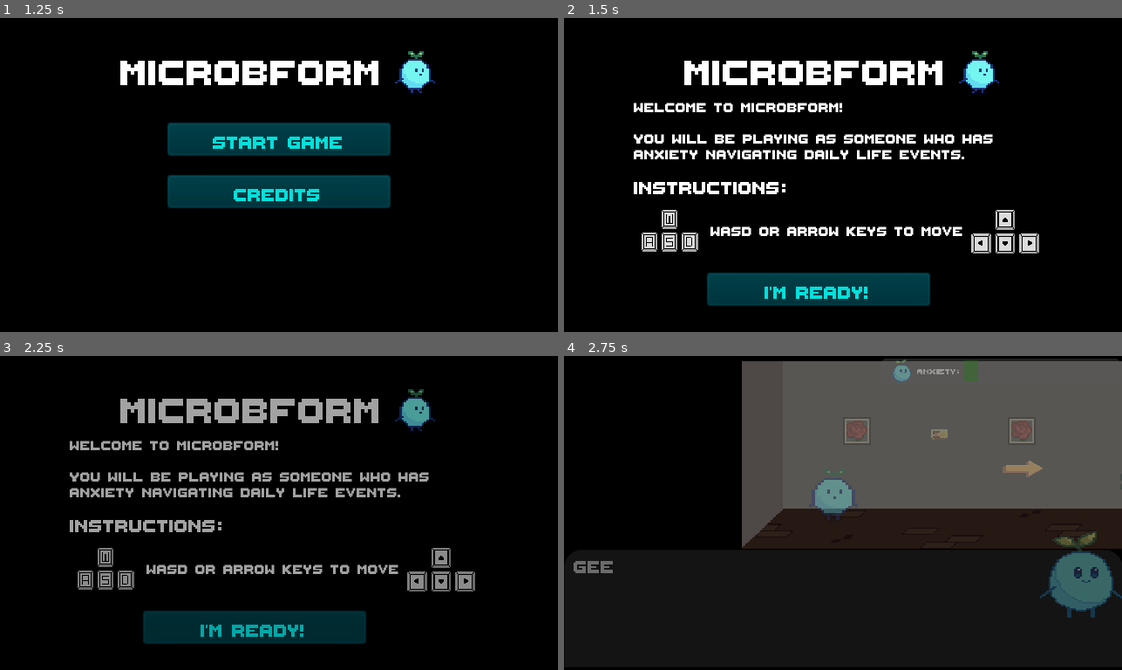
Above: before the commit, frames 1-4 (two rows, left to right).
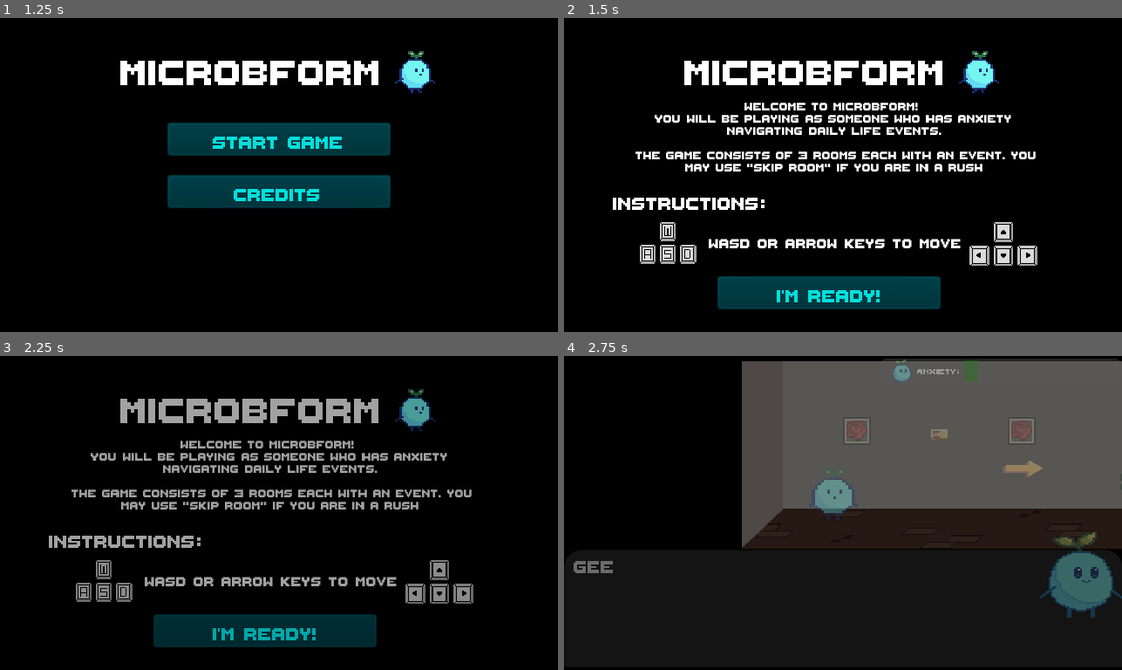
Above: after the commit, the same moments.

Repository: Tkaixiang/Microbform
Game: Godot game, scene res://Rooms/World.tscn
Two runs of this game, one before a commit and one after it. Both use one fixed random seed, a clock stepped at 60 frames per second and the inputs below.
Inputs (mouse positions are in pixels of both pictures, inside the frame that each line leads up to):
- Up to frame 1 (1.25 s): tap Enter (enter) at 0.5, 0.6 s; move the mouse to (401, 159) at 0.52 s; hold Right (ui_right) from 0.53 s (still down); click (401, 159) at 0.67 s
- Up to frame 2 (1.5 s): release Right (ui_right) at 1.25 s; click "Start Game" at 1.25 s
- Up to frame 3 (2.25 s): click "i'm ready!" at 2 s
- Up to frame 4 (2.75 s): no input

Frame 1 is identical in both runs. In frame 2, 12% of the frame differs, in the area x 8-86%, y 26-93%; in frame 3, 12%; in frame 4, nothing differs.

Commit message:
finalScene

Diff:
--- a/Mindfulhacks/Rooms/FinalScene.gd
+++ b/Mindfulhacks/Rooms/FinalScene.gd
@@ -21,33 +21,34 @@
 
 func _all_Done(type):
 	if (progress == 1):
-		player.activateGhosts("Bus")
+		player.activateGhosts("bus")
 		SpeechText.addMsg(world.playerName + ": woah--!? You! You’ve been following me this whole time, right? ")
 		SpeechText.addMsg("Driver: yeah, because you couldn’t stop feeling guilty about your bus trip.")
 		SpeechText.addMsg(world.playerName + ": Of course not! Remember when I tried to tap in?")
-		SpeechText.addQuestion("Your response:", ["I must be the only person who doesn’t have my bus card ready before I board!"], ["Actually...it’s not that bad. There wasn’t anyone behind me, so I wasn’t holding anyone back."])
+		SpeechText.addQuestion("Your response:", ["I must be the only person who doesn’t have my bus card ready before I board!", "Actually...it’s not that bad. I wasn’t holding anyone back since no one was behind me"])
 		SpeechText.playNext()
 		progress = 2
 	elif (progress == 3):
 		SpeechText.setPic("res://Rooms/mcb_mildpanic.png")
 		SpeechText.addMsg(world.playerName + ": whew, actually, I guess there’s really nothing to be scared about. Those things could’ve happened to anyone.")
 		SpeechText.playNext()
-		progress == 4
+		progress = 4
 	elif (progress == 4):
-		player.deactiveGhosts("Bus")
-		player.activateGhosts("Canteen")
+		player.deactiveGhosts("bus")
+		player.activateGhosts("canteen")
+		AnxietyMeter.setAnxietyLevel(0.6)
 		SpeechText.setPic("res://Rooms/mcb_panic.png")
 		SpeechText.addMsg(world.playerName + ": I smell...noodles? Ah!! Noodles!! I just spilled that on myself today!!")
 		SpeechText.addMsg("Cook: woah, you’re still thinking about that?")
 		SpeechText.addMsg(world.playerName + ": you! You’ve been following me around as well!?")
 		SpeechText.addMsg(world.playerName + ": and yeah, of course! I can’t believe I started recess by tripping over a banana peel!")
-		SpeechText.addQuestion("Your response: ", ["That bruise I got must have looked really ugly! I probably look really stupid.", "I guess that’s actually the fault of whoever left the banana peel there, in hindsight."])
+		SpeechText.addQuestion("Your response: ", ["That bruise I got must have looked really ugly! I probably look really stupid.", "I guess it's the fault actually lies in whoever left the banana peel there..."])
 		SpeechText.playNext()
 		progress = 5
 	elif (progress == 6):
 		SpeechText.setPic("res://Rooms/mcb_mildpanic.png")
 		SpeechText.addMsg(world.playerName + ": That’s true...but, when I tried to pay for a small bowl of noodles with a fifty dollar bill…")
-		SpeechText.addQuestion("Your response: ", ["That must have made me seem like such a snob! I mean, that’s just showing off!", "But on the bright side, that friend of mine was really nice...I eventually managed to clean myself up in the end, as well."])
+		SpeechText.addQuestion("Your response: ", ["That must have made me seem like such a snob! I mean, that’s just showing off!", "But on the bright side, I eventually managed to clean myself up, as well."])
 		SpeechText.playNext()
 		progress = 7
 	elif (progress == 9):
@@ -57,13 +58,16 @@
 		progress = 10
 	elif (progress == 10):
 		SpeechText.setPic("res://Rooms/mcb_mildpanic.png")
-		player.deactiveGhosts("Bus")
-		player.activateGhosts("Street")
+		player.deactiveGhosts("canteen")
+		player.activateGhosts("street")
+		AnxietyMeter.setAnxietyLevel(0.3)
 		SpeechText.addMsg(world.playerName + ": wait-- i-it's you... did you end up at the correct place or not!? I’m pretty sure I told you to go the wrong way!!")
-		SpeechText.addQuestion("Your response: ", [" I’m so sorry aaaaaaaaaa I repent for my grave sins with all my mortal possessions", "you don’t look too angry...did you end up at the right place after all?"])
+		SpeechText.addQuestion("Your response: ", [" I’m so sorry aaa I repent for my grave sins!!", "you don’t look too angry...did you end up at the right place after all?"])
 		SpeechText.playNext()
 		progress = 11
 	elif (progress == 12):
+		player.deactiveGhosts("street")
+		AnxietyMeter.setAnxietyLevel(0.0)
 		SpeechText.setPic("res://assets/Player/playerBase.png")
 		SpeechText.addMsg(world.playerName + ": huh...I guess I should have more faith in myself next time, and these strangers as well. After all, being able to provide a bit of help is probably still better than nothing at all.")
 		SpeechText.addMsg(world.playerName + ": even though all those things happened, in the end, I guess I found out what really mattered to me and what didn’t.")
@@ -98,7 +102,7 @@
 			SpeechText.addMsg(world.playerName + ":But that wasn’t my intention...and I guess it’s easier for the vendors to count money?")
 		SpeechText.addMsg("Cook: that’s right. Actually, did you know a lot of students pay with large bills at the start of the week? Because their parents give them large bills for their allowance.")
 		SpeechText.addMsg(world.playerName + ": Right, right, but...how about when I spilled the noodles!?")
-		SpeechText.addQuestion("Your response: ", ["That was such a waste of money!! And I must have looked like some uncoordinated potato…", "ut on the bright side, that friend of mine was really nice...I eventually managed to clean myself up in the end, as well."])
+		SpeechText.addQuestion("Your response: ", ["That was such a waste of money!! And I must have looked like some uncoordinated potato…", "But on the bright side, I eventually managed to clean myself up, as well."])
 		SpeechText.playNext()
 		progress = 8
 	elif (progress == 8):
--- a/Mindfulhacks/Rooms/FinalScene.tscn
+++ b/Mindfulhacks/Rooms/FinalScene.tscn
@@ -15,7 +15,6 @@
 script = ExtResource( 2 )
 
 [node name="Player" parent="." instance=ExtResource( 1 )]
-visible = false
 position = Vector2( -0.631279, 1.81272 )
 
 [node name="Camera2D" type="Camera2D" parent="Player"]
@@ -39,6 +38,7 @@
 rect_scale = Vector2( 0.7, 0.932 )
 
 [node name="EndScene" type="Control" parent="."]
+visible = false
 margin_right = 40.0
 margin_bottom = 40.0
 __meta__ = {
--- a/Mindfulhacks/Rooms/MainMenu.tscn
+++ b/Mindfulhacks/Rooms/MainMenu.tscn
@@ -7,6 +7,7 @@
 [ext_resource path="res://assets/Player/walk cycle.png" type="Texture" id=5]
 [ext_resource path="res://assets/MainMenu/wasd.png" type="Texture" id=6]
 [ext_resource path="res://assets/MainMenu/arrow.png" type="Texture" id=7]
+[ext_resource path="res://assets/Fonts/EvenSmaller.tres" type="DynamicFont" id=8]
 
 [sub_resource type="Animation" id=1]
 resource_name = "PlayerWalk"
@@ -135,23 +136,27 @@
 }
 
 [node name="Label" type="Label" parent="Instructions"]
-margin_left = 0.300133
-margin_top = 6.35465
-margin_right = 247.3
-margin_bottom = 46.3546
-custom_fonts/font = ExtResource( 4 )
+margin_left = -8.22725
+margin_top = 6.0
+margin_right = 235.773
+margin_bottom = 66.0
+rect_scale = Vector2( 1.00715, 1 )
+custom_fonts/font = ExtResource( 8 )
 text = "Welcome to MICROBFORM!
-
-You will be playing as someone who has anxiety navigating daily life events."
+You will be playing as someone who has anxiety navigating daily life events.
+
+The game consists of 3 rooms each with an event. you may use \"skip room\" if you are in a rush"
+align = 1
 autowrap = true
 __meta__ = {
 "_edit_use_anchors_": false
 }
 
 [node name="Label2" type="Label" parent="Instructions"]
-margin_top = 50.334
-margin_right = 40.0
-margin_bottom = 64.334
+margin_left = -12.2272
+margin_top = 59.0
+margin_right = 75.7728
+margin_bottom = 73.0
 custom_fonts/font = ExtResource( 1 )
 text = "instructions:"
 __meta__ = {
@@ -168,10 +173,10 @@
 }
 
 [node name="Label4" type="Label" parent="Instructions"]
-margin_left = 44.29
-margin_top = 77.2432
-margin_right = 113.29
-margin_bottom = 90.2432
+margin_left = 43.29
+margin_top = 84.2432
+margin_right = 187.29
+margin_bottom = 97.2432
 custom_fonts/font = ExtResource( 4 )
 text = "WASD or arrow keys to move"
 __meta__ = {
@@ -179,16 +184,16 @@
 }
 
 [node name="wasd" type="Sprite" parent="Instructions"]
-position = Vector2( 20.795, 81.8468 )
+position = Vector2( 19.795, 88.8468 )
 scale = Vector2( 0.0551152, 0.054112 )
 texture = ExtResource( 6 )
 
 [node name="ready" type="Button" parent="Instructions"]
 modulate = Color( 0, 1, 0.976471, 1 )
-margin_left = 42.29
-margin_top = 106.0
-margin_right = 170.29
-margin_bottom = 125.0
+margin_left = 47.8536
+margin_top = 107.834
+margin_right = 175.854
+margin_bottom = 126.834
 focus_mode = 0
 custom_fonts/font = ExtResource( 1 )
 enabled_focus_mode = 0
@@ -198,7 +203,7 @@
 }
 
 [node name="arrow" type="Sprite" parent="Instructions"]
-position = Vector2( 213.338, 81.9062 )
+position = Vector2( 212.338, 88.9062 )
 scale = Vector2( 0.0657461, 0.0569403 )
 texture = ExtResource( 7 )
 
--- a/Mindfulhacks/Rooms/Streets.tscn
+++ b/Mindfulhacks/Rooms/Streets.tscn
@@ -985,8 +985,7 @@
 "values": [ 15, 16, 17, 18, 19, 15, 16, 17, 18, 19, 15, 16, 17, 18, 19 ]
 }
 
-[sub_resource type="Animation" id=24]
-resource_name = "walkTowards"
+[sub_resource type="Animation" id=25]
 length = 1.5
 tracks/0/type = "value"
 tracks/0/path = NodePath(".:position")
@@ -1206,8 +1205,8 @@
 frame = 15
 
 [node name="StrangerPlayer" type="AnimationPlayer" parent="StrangerHarrassingYou"]
-anims/walkAway = SubResource( 25 )
-anims/walkTowards = SubResource( 24 )
+anims/walkAway = SubResource( 24 )
+anims/walkTowards = SubResource( 25 )
 
 [connection signal="area_entered" from="Waypoint1" to="." method="_on_Waypoint1_area_entered"]
 [connection signal="area_entered" from="Waypoint4" to="." method="_on_Waypoint4_area_entered"]
--- a/Mindfulhacks/assets/Streets/Streets.gd
+++ b/Mindfulhacks/assets/Streets/Streets.gd
@@ -50,7 +50,7 @@
 		SpeechText.playNext()
 		progress = 11
 	elif progress == 11:
-		SpeechText.setPic("res://assets/Streets/character2.png")
+		SpeechText.setPic("res://assets/Streets/streetnpc_base.png", Vector2(1.6, 1.6))
 		SpeechText.addMsg("Stranger: Yes please! May I ask if you know where is Gedong View Plaza?")
 		SpeechText.addQuestion("How do you respond?", ["Sorry I am in a rush!", "Sure, let me check my phone's Google Maps!", "Let me check this foldable map I have in my bag!"])
 		progress = 12
@@ -118,7 +118,7 @@
 		progress = 8
 	elif (progress == 12):
 		if (option == 1):
-			SpeechText.setPic("res://assets/Streets/character2.png")
+			SpeechText.setPic("res://assets/Streets/streetnpc_base.png", Vector2(1.6, 1.6))
 			SpeechText.addMsg("Stranger: Please! There isn't really anyone else around here.")
 			SpeechText.addMsg("*You feel embarrassed and agree to help her*")
 		elif (option == 2):
@@ -130,7 +130,7 @@
 		SpeechText.playNext()
 		progress = 13
 	elif progress == 14:
-		SpeechText.setPic("res://assets/Streets/character2.png")
+		SpeechText.setPic("res://assets/Streets/streetnpc_base.png",  Vector2(1.6, 1.6))
 		SpeechText.addMsg("*After an awkardly long amount of time, you give the directions to the stranger*")
 		SpeechText.addMsg("Stranger: thank you so much!")
 		SpeechText.playNext()
@@ -182,7 +182,7 @@
 func _on_StrangerPlayer_animation_finished(anim_name):
 
 	if (anim_name == "walkTowards"):
-		SpeechText.setPic("res://assets/Streets/character2.png")
+		SpeechText.setPic("res://assets/Streets/streetnpc_base.png", Vector2(1.6, 1.6))
 		SpeechText.addMsg("Stranger: Hold up please! I need help!")
 		SpeechText.addMsg("*You freeze in terror as someone calls out to you*")
 		progress = 10
Not shown: 1 places in Mindfulhacks/Rooms/MainMenu.tscn that only renumber resources
Not shown: 1 places in Mindfulhacks/Rooms/Streets.tscn that only renumber resources
Binary file added: Mindfulhacks/assets/Streets/streetnpc_base.png
Not shown, added: Mindfulhacks/assets/Streets/streetnpc_base.png.import
